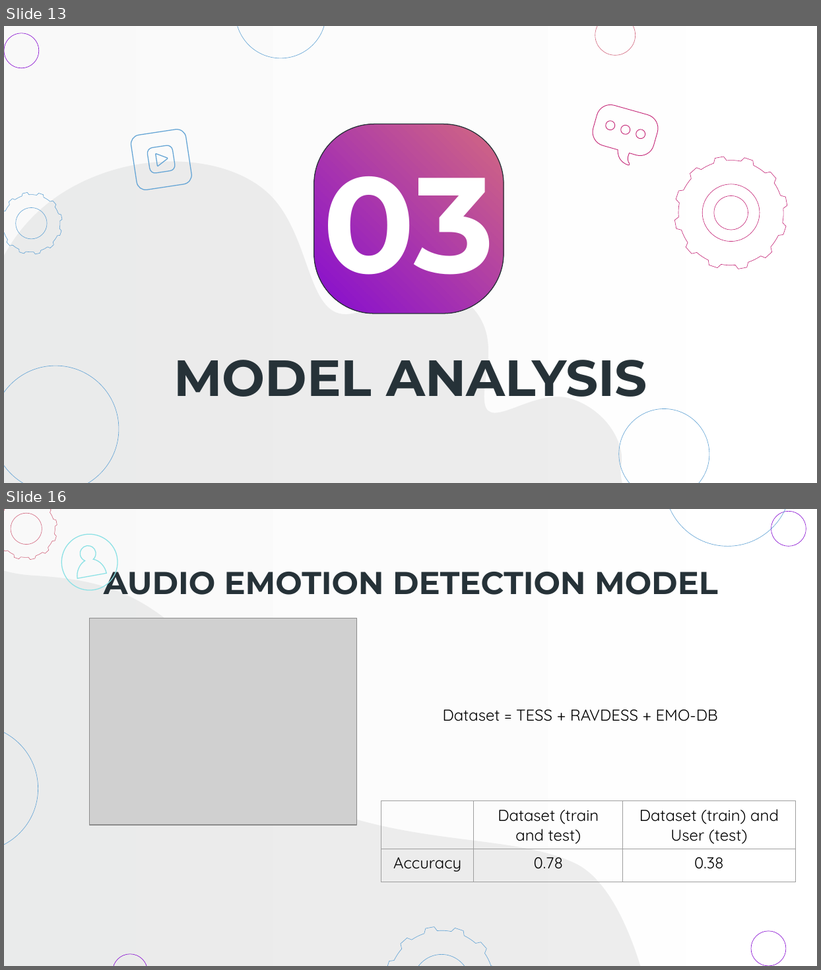
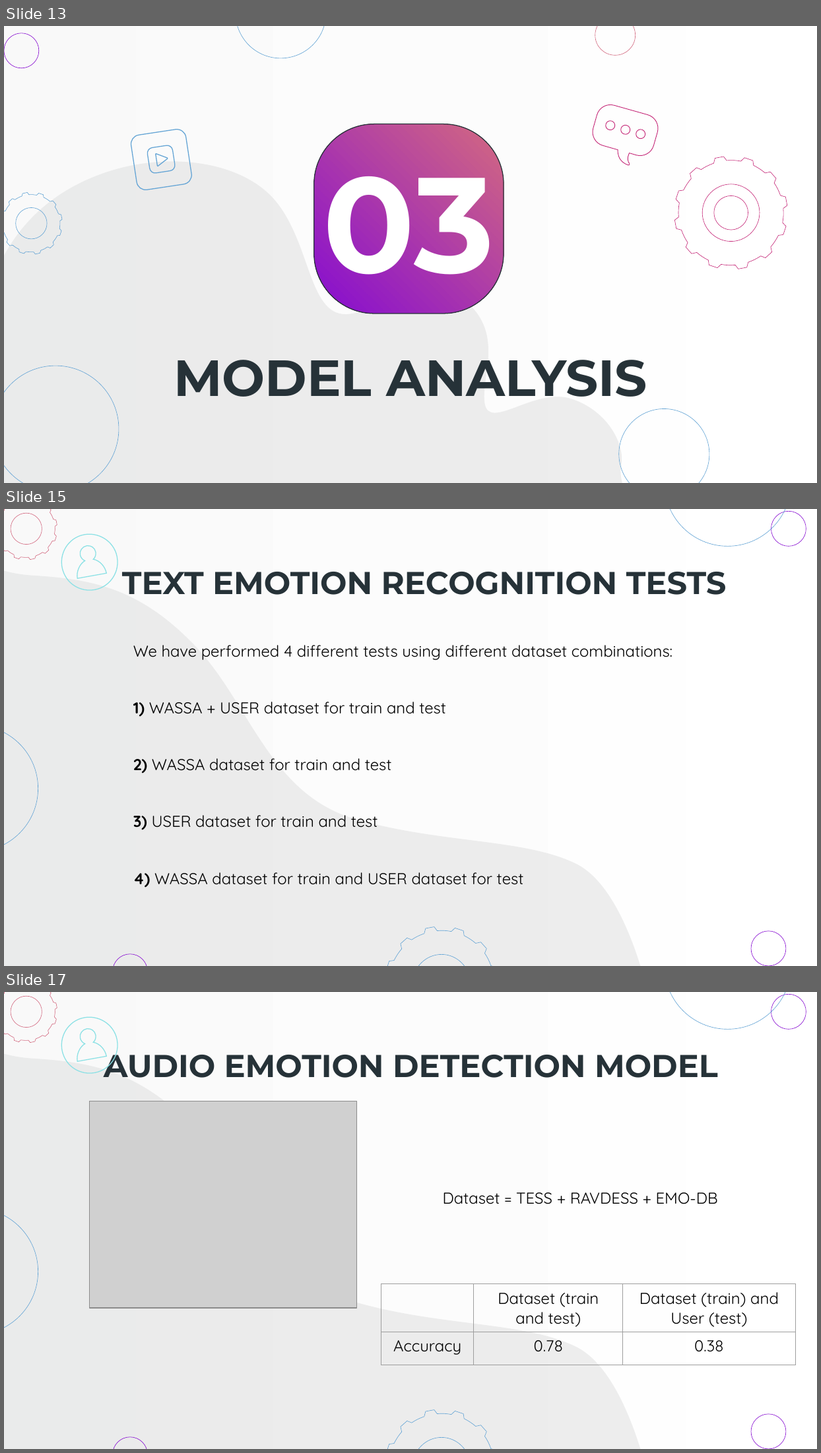
Before and after one commit to gerti98/MobileProject, a slide deck: Presentation/Presentazione Finale-UPDATED.pptx. Shown one above the other, each under a label of ours: slides 13 and 16 before the commit, slides 13, 15 and 17 after it; the slides between them are not shown. The pictures are 821x970 and 821x1453 pixels, drawn with LibreOffice and Linux fonts; fonts in the diff are those of the drawing; grey boxes stand for pictures. Boxes give left, top, right and bottom in pixels: in the first picture for what was removed or moved away, otherwise in the second. Text is boxed around its words. In the diff, an @@ line names an element or a change of style, - is before the commit and + after.

Commit message:
Added a slide on ML part and modified text model slide

```diff
--- a/Presentation/Presentazione Finale-UPDATED.pptx
+++ b/Presentation/Presentazione Finale-UPDATED.pptx
@@ slide 15 added at [4, 509, 817, 966], background #FFFFFF; not listed: 9 template elements that a slide beside it also shows @@
@@ freeform shape added at [54, 527, 125, 599], outline #8BE1E5 0.75 pt @@
@@ freeform shape added at [73, 543, 106, 578], outline #8BE1E5 0.75 pt @@
@@ title added at [122, 572, 727, 595], 28 pt, text #263238, bold @@
+TEXT EMOTION RECOGNITION TESTS
@@ text added at [133, 645, 673, 888], 14 pt, text #000000 @@
+We have performed 4 different tests using different dataset combinations:
+1) WASSA + USER dataset for train and test
+2) WASSA dataset for train and test
+3) USER dataset for train and test
+4) WASSA dataset for train and USER dataset for test
@@ what was slide 16 is now slide 17 @@
```
Also in this commit, not shown: 2 slides changed.
